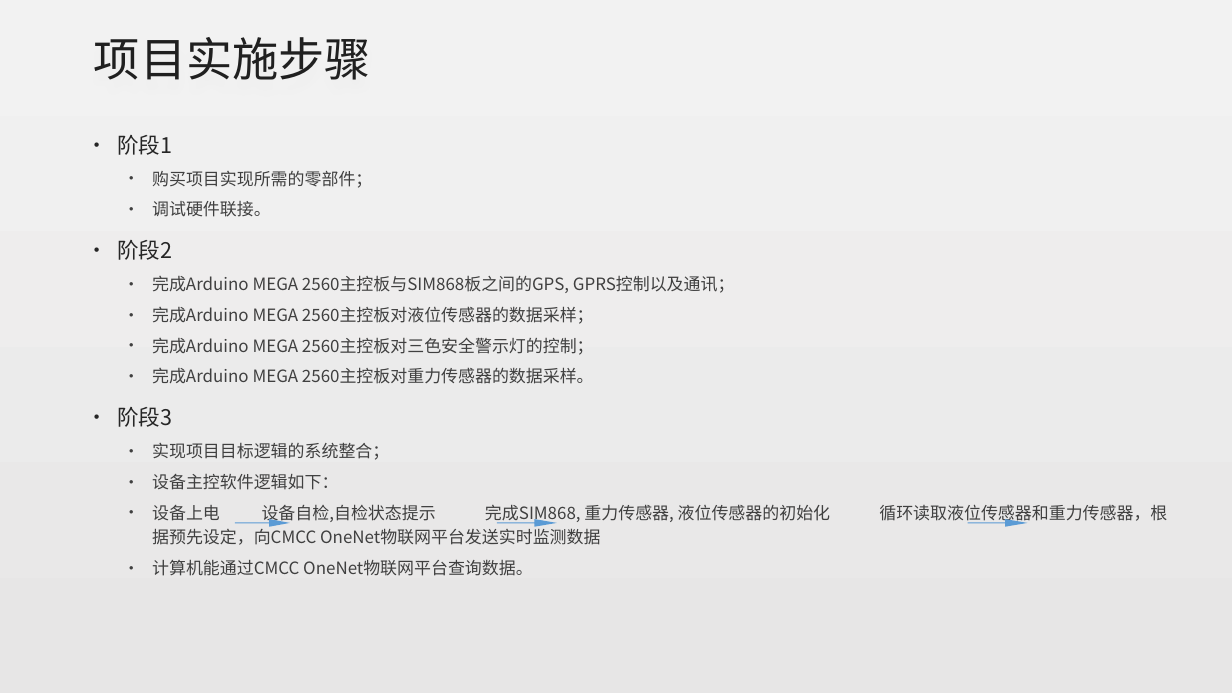
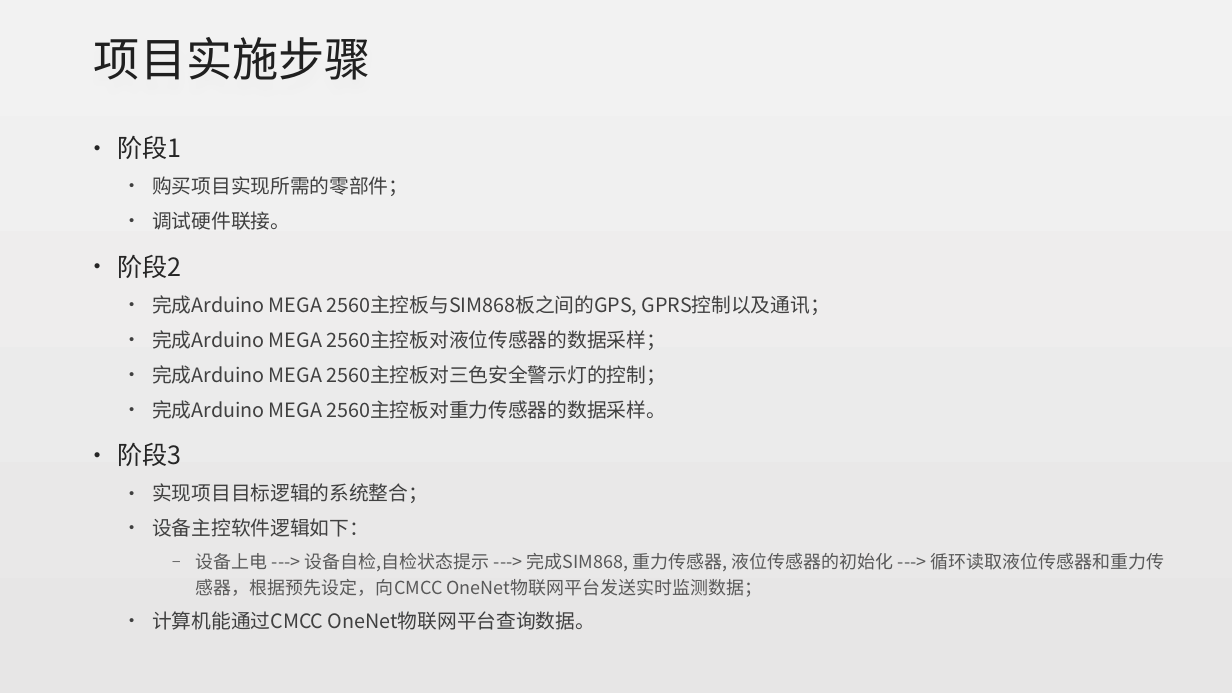
Before and after one commit to alanz2015/Study-Notes, a slide deck: slide 6 of 实时路面积水检测设备实现方案-张沛霖20170816.pptx. Drawn at 1232x693 pixels with LibreOffice and Linux fonts; fonts in the diff are those of the drawing. Boxes give left, top, right and bottom in pixels: in the first picture for what was removed or moved away, otherwise in the second. Text is boxed around its words. In the diff, an @@ line names an element or a change of style, - is before the commit and + after.

```diff
--- a/实时路面积水检测设备实现方案-张沛霖20170816.pptx
+++ b/实时路面积水检测设备实现方案-张沛霖20170816.pptx
@@ text at [117, 136, 830, 630]: size 16.8 to 19.6 pt in "阶段1", "阶段2", "阶段3"; size 13.2 to 15.4 pt in "购买项目实现所需的零部件；", "调试硬件联接。", "完成Arduino MEGA 2560主控板与SIM868板之间的GPS, GPRS控制以及通讯；", "完成Arduino MEGA 2560主控板对液位传感器的数据采样；" and 5 more places @@
@@ freeform shape removed at [235, 519, 290, 527] @@
@@ freeform shape removed at [497, 519, 557, 527] @@
@@ freeform shape removed at [968, 519, 1028, 527] @@
@@ text at [196, 553, 1165, 597]: text changed; size 13.2 to 14 pt; text colour #404040 to #595959 @@
-  • 设备上电 设备自检,自检状态提示 完成SIM868, 重力传感器, 液位传感器的初始化 循环读取液位传感器和重力传感器，根据预先设定，向CMCC OneNet物联网平台发送实时监测数据
+    ‒ 设备上电 ---> 设备自检,自检状态提示 ---> 完成SIM868, 重力传感器, 液位传感器的初始化 ---> 循环读取液位传感器和重力传感器，根据预先设定，向CMCC OneNet物联网平台发送实时监测数据；
```
Also in this commit, not shown: 3 other slides changed.
